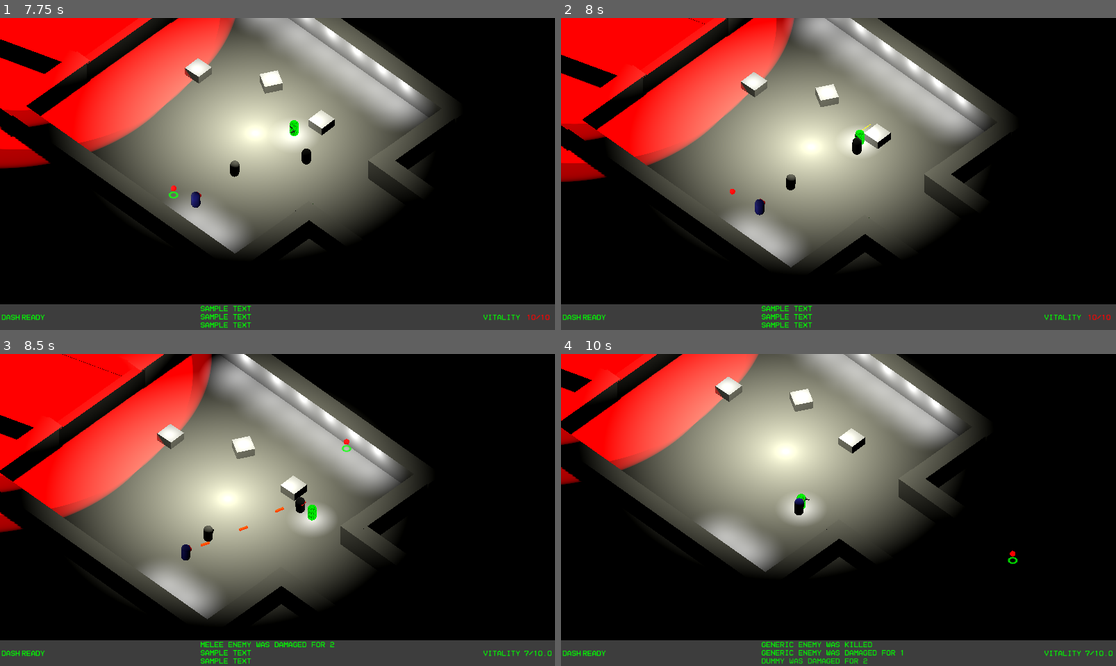
Above: before the commit, frames 1-4 (two rows, left to right).
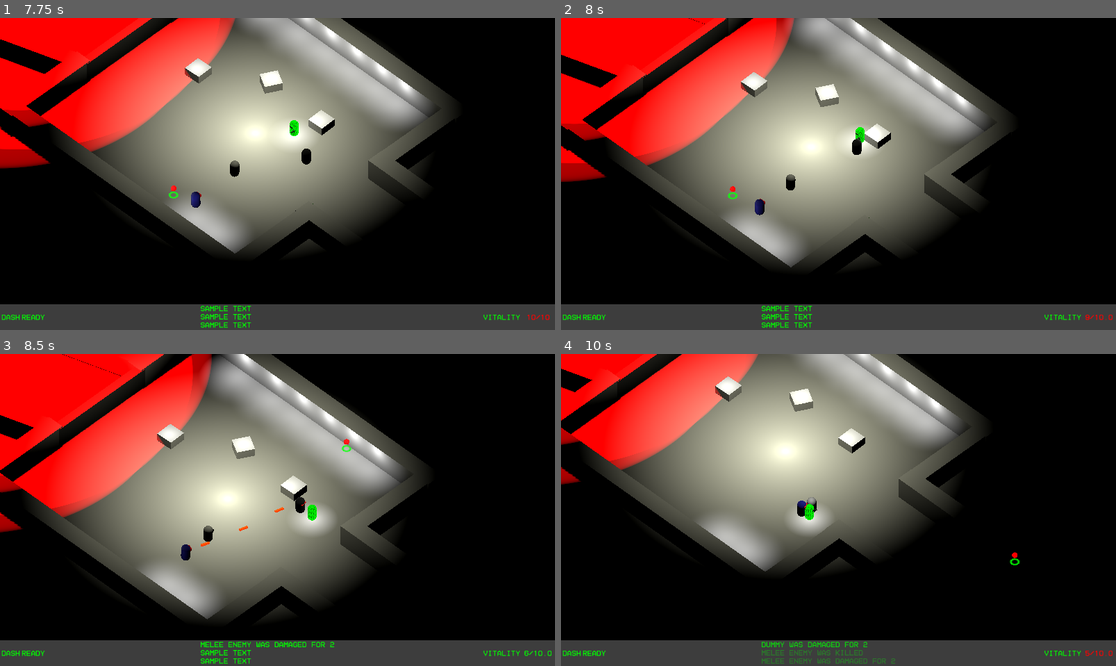
Above: after the commit, the same moments.

Repository: saladwithgrass/hyperdeath
Game: Godot game, scene res://levels/demo_arena_2/demo_2.tscn
Two runs of this game, one before a commit and one after it. Both use one fixed random seed, a clock stepped at 60 frames per second and the inputs below.
Inputs (mouse positions are in pixels of both pictures, inside the frame that each line leads up to):
- Up to frame 1 (7.75 s): move the mouse to (399, 158) at 0.52 s; hold D (right) 0.53-1.28 s; tap F (F) at 0.6 s; move the mouse to (166, 189) at 1.27 s; hold S (backward) 1.28-2.03 s; click (166, 189) at 1.35 s; move the mouse to (333, 105) at 2.02 s; hold D (right) 2.03-2.78 s; right-click (333, 105) at 2.1 s; move the mouse to (249, 236) at 2.77 s; hold W (forward) 2.78-3.53 s; tap Mouse wheel down (scroll_down) at 2.85 s; move the mouse to (444, 220) at 3.52 s; hold A (left) 3.53-5.03 s; tap Mouse wheel up (scroll_up) at 3.6 s; move the mouse to (111, 127) at 4.27 s; tap Shift (shift) at 4.35 s; move the mouse to (305, 174) at 5.02 s; hold S (backward) 5.03-5.78 s; tap Keypad 0 (spawn_0) at 5.1 s; move the mouse to (194, 96) at 5.77 s; hold D (right) 5.78-6.53 s; tap Keypad 1 (spawn_1) at 5.85 s; move the mouse to (399, 158) at 6.52 s; hold W (forward) 6.53-7.28 s; tap Keypad 2 (spawn_2) at 6.6 s; move the mouse to (166, 189) at 7.27 s; hold D (right) from 7.28 s (still down); tap Keypad 3 (spawn_3) at 7.35 s
- Up to frame 2 (8 s): keep holding D (right)
- Up to frame 3 (8.5 s): move the mouse to (333, 441) at 8.02 s; release D (right) at 8.03 s; hold S (backward) from 8.03 s (still down); tap Keypad 4 (spawn_4) at 8.1 s
- Up to frame 4 (10 s): move the mouse to (810, 572) at 8.77 s; release S (backward) at 8.78 s; hold A (left) 8.78-9.53 s; tap Keypad 5 (spawn_5) at 8.85 s; move the mouse to (1005, 556) at 9.52 s; hold W (forward) from 9.53 s (still down); tap F (F) at 9.6 s

Frame 1 is identical in both runs. In frame 2, 0.2% of the frame differs, in the area x 3-100%, y 4-97%; in frame 3, 0.1%; in frame 4, 1.7%, in the area x 0-100%, y 0-100%.

Commit message:
fixed bullet not damaging the player

Diff:
--- a/misc_objects/bullet/bullet.tscn
+++ b/misc_objects/bullet/bullet.tscn
@@ -12,7 +12,7 @@
 
 [node name="bullet" type="CharacterBody3D" groups=["projectiles"]]
 collision_layer = 8
-collision_mask = 5
+collision_mask = 7
 script = ExtResource("1_5bedm")
 
 [node name="hitbox" type="CollisionShape3D" parent="."]
